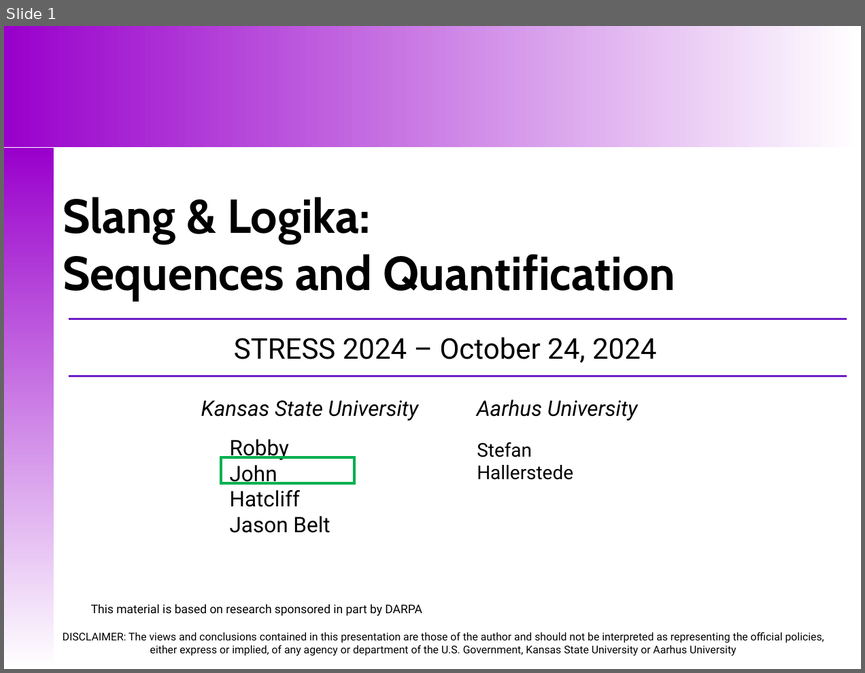
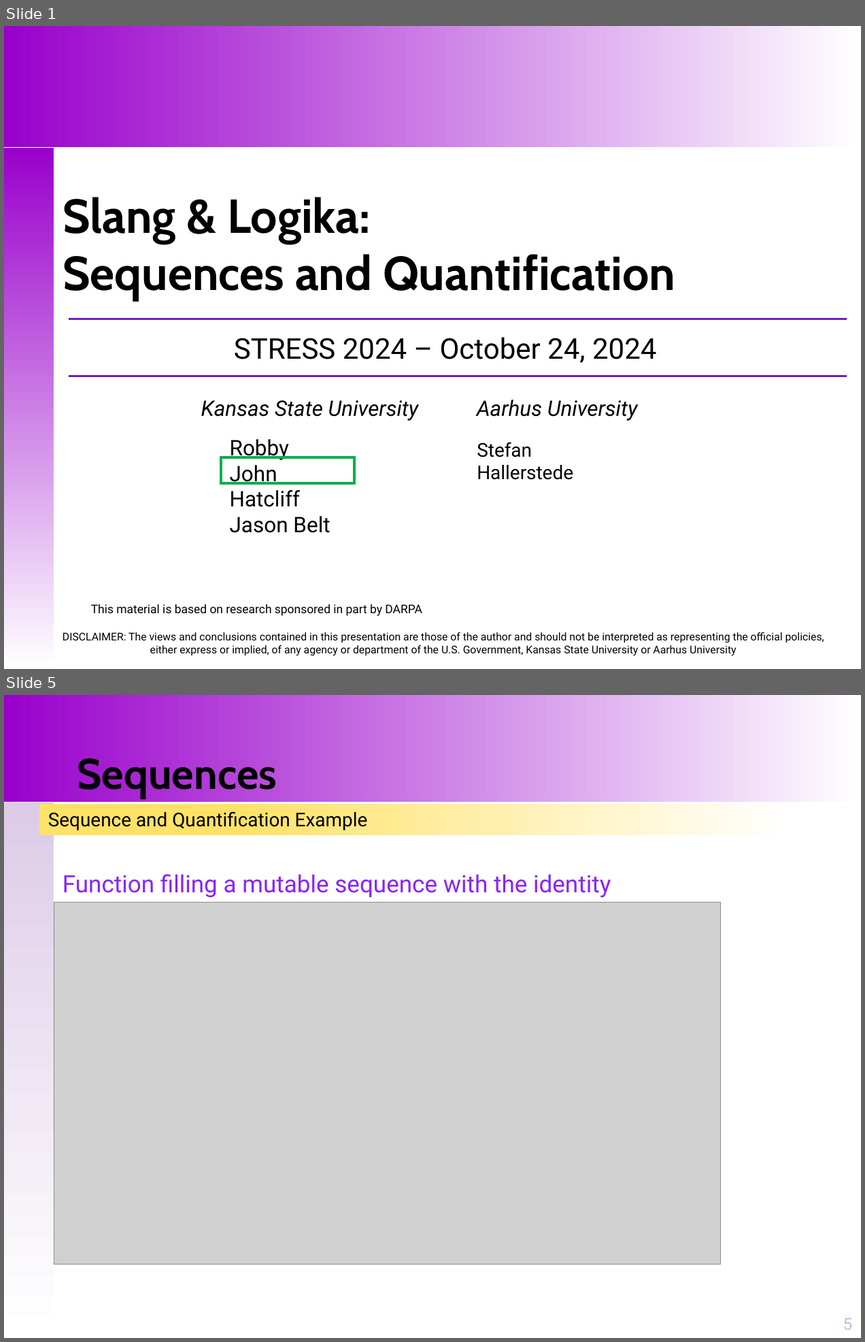
Before and after one commit to santoslab/stress24, a slide deck: slides/M-02-02-Sequences-Quantification.pptx. Shown one above the other, each under a label of ours: slide 1 before the commit, slides 1 and 5 after it; the slides between them are not shown. The pictures are 865x673 and 865x1342 pixels, drawn with LibreOffice and Linux fonts; fonts in the diff are those of the drawing; grey boxes stand for pictures. Boxes give left, top, right and bottom in pixels: in the first picture for what was removed or moved away, otherwise in the second. Text is boxed around its words. In the diff, an @@ line names an element or a change of style, - is before the commit and + after.

```diff
--- a/slides/M-02-02-Sequences-Quantification.pptx
+++ b/slides/M-02-02-Sequences-Quantification.pptx
@@ slide 5 added at <box>4,695,861,1338</box>, background #FFFFFF @@
@@ rectangle added at <box>4,695,861,802</box>, fill gradient #9900CC to #FFFFFF @@
@@ title added at <box>77,758,277,799</box>, 36 pt, text #000000, bold @@
+Sequences
@@ rectangle added at <box>5,802,54,1337</box>, fill gradient #DDCBE7 to #FFFFFF @@
@@ rectangle added at <box>40,804,791,836</box>, fill gradient #FFFFFF to #FFE267, 16 pt, text #000000 @@
+Sequence and Quantification Example
@@ text added at <box>62,874,611,898</box>, 20 pt, text #8922FD @@
+Function filling a mutable sequence with the identity
@@ picture added at <box>54,902,720,1264</box> @@
@@ page number added at <box>843,1318,853,1329</box>, 14 pt, text #D0B6DE @@
+5
```
Also in this commit, not shown: 1 slide changed, 3 other slides added, 11 other files.
